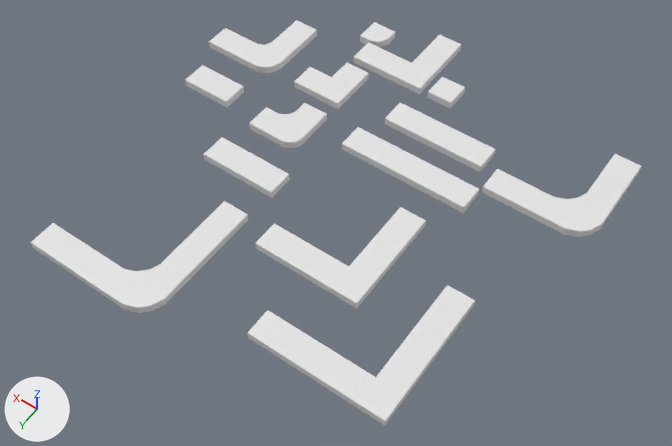
The FBX model Assets/models/draha/zakruta4x4_obla.fbx as it was, and as the next commit left it.
The view is the same before and after, from a 50 mm lens placed at (-150.6, 208.5, 243.7), pointed at (-35.5, 47.4, -9.4). Lighting does not change. The marker at lower left points along +X, +Y and +Z. Where no turn or scale is listed for an object, it has been applied to the vertices.

Before the edit, the objects in view are built like this:
```python
ob_rovnacesta2x1 = bpy.data.objects.new('rovnacesta2x1', me_cube_015)
ob_rovnacesta2x1.location = (35.1, 26.8, 0.0)
ob_rovnacesta3x1 = bpy.data.objects.new('rovnacesta3x1', me_cube_016)
ob_rovnacesta3x1.location = (0.0, 51.3, 0.0)
ob_zakruta1x1hranata = bpy.data.objects.new('zakruta1x1hranata', me_cube_010)
ob_zakruta1x1hranata.location = (-37.3, -20.7, 0.0)
ob_zakruta2x2_obla = bpy.data.objects.new('zakruta2x2_obla', me_cube_023)
ob_zakruta2x2_obla.location = (0.0, 26.8, 0.0)
ob_zakruta2x2hranata = bpy.data.objects.new('zakruta2x2hranata', me_cube_011)
ob_zakruta2x2hranata.location = (0.0, 0.0, 0.0)
ob_zakruta3x3_obla = bpy.data.objects.new('zakruta3x3_obla', me_cube_021)
ob_zakruta3x3_obla.location = (31.9, 0.0, 0.0)
ob_zakruta3x3hranata = bpy.data.objects.new('zakruta3x3hranata', me_cube_009)
ob_zakruta3x3hranata.location = (-17.3, -27.1, 0.0)
ob_zakruta4x4hranata = bpy.data.objects.new('zakruta4x4hranata', me_cube_012)
ob_zakruta4x4hranata.location = (-49.6, 61.9, 0.0)
ob_zakruta5x5_obla = bpy.data.objects.new('zakruta5x5_obla', me_cube_025)
ob_zakruta5x5_obla.location = (0.0, 103.9, 0.0)
# also in view: 'rovnacesta5x1' at (-46.4, 19.1, 0.0); 'zakruta5x5hranata' at (-68.1, 79.1, 0.0); 'rovnacesta4x1' at (-46.9, 0.0, 0.0); 'zakruta4x4_obla' at (-91.9, -7.5, 0.0)
```
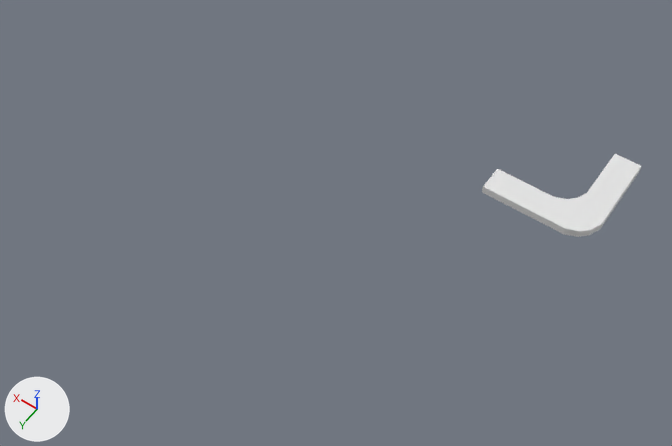
Where the newer file only moved an object's origin or applied its transform, the numbers keep the older frame.

The change, as JSON lines over the scene's bpy script:
```json
{"op": "remove", "block": "ob_zakruta1x1hranata", "code": ["ob_zakruta1x1hranata = bpy.data.objects.new('zakruta1x1hranata', me_cube_010)", "ob_zakruta1x1hranata.location = (-37.3, -20.7, 0.0)"]}
{"op": "remove", "block": "ob_zakruta2x2hranata", "code": ["ob_zakruta2x2hranata = bpy.data.objects.new('zakruta2x2hranata', me_cube_011)", "ob_zakruta2x2hranata.location = (0.0, 0.0, 0.0)"]}
{"op": "remove", "block": "ob_zakruta4x4hranata", "code": ["ob_zakruta4x4hranata = bpy.data.objects.new('zakruta4x4hranata', me_cube_012)", "ob_zakruta4x4hranata.location = (-49.6, 61.9, 0.0)"]}
{"op": "remove", "block": "ob_zakruta2x2_obla", "code": ["ob_zakruta2x2_obla = bpy.data.objects.new('zakruta2x2_obla', me_cube_023)", "ob_zakruta2x2_obla.location = (0.0, 26.8, 0.0)"]}
{"op": "remove", "block": "ob_zakruta5x5_obla", "code": ["ob_zakruta5x5_obla = bpy.data.objects.new('zakruta5x5_obla', me_cube_025)", "ob_zakruta5x5_obla.location = (0.0, 103.9, 0.0)"]}
{"op": "remove", "block": "ob_zakruta3x3hranata", "code": ["ob_zakruta3x3hranata = bpy.data.objects.new('zakruta3x3hranata', me_cube_009)", "ob_zakruta3x3hranata.location = (-17.3, -27.1, 0.0)"]}
{"op": "remove", "block": "ob_rovnacesta2x1", "code": ["ob_rovnacesta2x1 = bpy.data.objects.new('rovnacesta2x1', me_cube_015)", "ob_rovnacesta2x1.location = (35.1, 26.8, 0.0)"]}
{"op": "remove", "block": "ob_rovnacesta3x1", "code": ["ob_rovnacesta3x1 = bpy.data.objects.new('rovnacesta3x1', me_cube_016)", "ob_rovnacesta3x1.location = (0.0, 51.3, 0.0)"]}
{"op": "remove", "block": "ob_zakruta_1x1_obla", "code": ["ob_zakruta_1x1_obla = bpy.data.objects.new('zakruta 1x1_obla', me_cube_022)", "ob_zakruta_1x1_obla.location = (0.0, -30.8, 0.0)"]}
{"op": "remove", "block": "ob_zakruta5x5hranata", "code": ["ob_zakruta5x5hranata = bpy.data.objects.new('zakruta5x5hranata', me_cube_013)", "ob_zakruta5x5hranata.location = (-76.1, 87.1, 0.0)"]}
{"op": "remove", "block": "ob_zakruta3x3_obla", "code": ["ob_zakruta3x3_obla = bpy.data.objects.new('zakruta3x3_obla', me_cube_021)", "ob_zakruta3x3_obla.location = (31.9, 0.0, 0.0)"]}
{"op": "remove", "block": "ob_rovnacesta5x1", "code": ["ob_rovnacesta5x1 = bpy.data.objects.new('rovnacesta5x1', me_cube_018)", "ob_rovnacesta5x1.location = (-46.4, 19.1, 0.0)"]}
{"op": "remove", "block": "ob_rovnacesta4x1", "code": ["ob_rovnacesta4x1 = bpy.data.objects.new('rovnacesta4x1', me_cube_017)", "ob_rovnacesta4x1.location = (-46.9, 0.0, 0.0)"]}
```

What differs and where, as boxes (x1, y1, x2, y2) in the pictures (672 x 446 px):
```json
{"object": "zakruta5x5hranata", "change": "deleted", "before": [247, 285, 475, 426]}
{"object": "zakruta5x5_obla", "change": "deleted", "before": [31, 201, 248, 313]}
{"object": "zakruta4x4hranata", "change": "deleted", "before": [255, 207, 426, 309]}
{"object": "rovnacesta5x1", "change": "deleted", "before": [342, 127, 479, 213]}
{"object": "rovnacesta4x1", "change": "deleted", "before": [385, 103, 495, 172]}
{"object": "zakruta3x3hranata", "change": "deleted", "before": [354, 34, 461, 94]}
{"object": "zakruta3x3_obla", "change": "deleted", "before": [209, 20, 317, 73]}
{"object": "rovnacesta3x1", "change": "deleted", "before": [204, 137, 290, 198]}
{"object": "zakruta2x2_obla", "change": "deleted", "before": [249, 103, 327, 148]}
{"object": "zakruta2x2hranata", "change": "deleted", "before": [294, 63, 369, 109]}
{"object": "rovnacesta2x1", "change": "deleted", "before": [185, 65, 244, 107]}
{"object": "zakruta1x1hranata", "change": "deleted", "before": [427, 77, 465, 109]}
{"object": "zakruta 1x1_obla", "change": "deleted", "before": [360, 22, 395, 47]}
```
